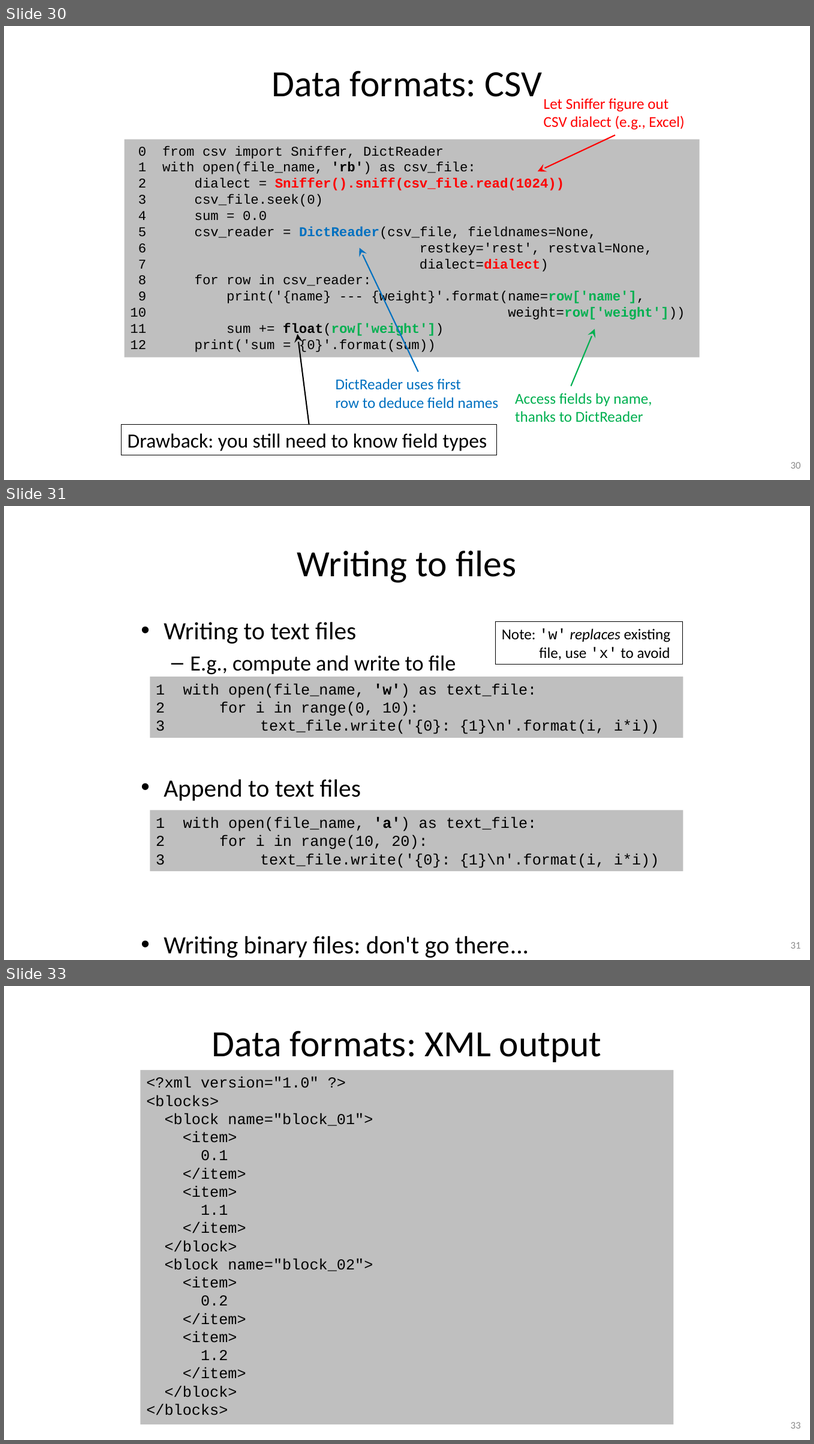
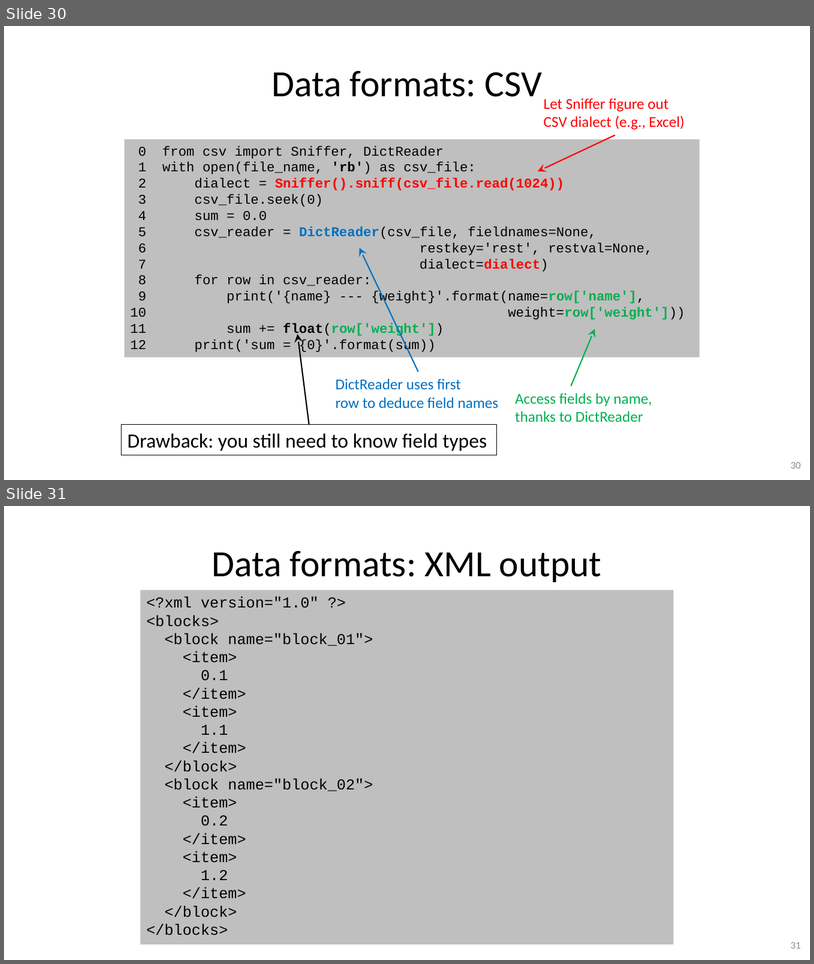
Before and after one commit to gjbex/Python-for-systems-programming, a slide deck: python_for_systems_programming.pptx. Shown one above the other, each under a label of ours: slides 30, 31 and 33 before the commit, slides 30 and 31 after it; the slides between them are not shown. The pictures are 814x1444 and 814x964 pixels, drawn with LibreOffice and Linux fonts; fonts in the diff are those of the drawing. Boxes give left, top, right and bottom in pixels: in the first picture for what was removed or moved away, otherwise in the second. Text is boxed around its words. In the diff, an @@ line names an element or a change of style, - is before the commit and + after.

Commit message:
Remove slides on writing files

```diff
--- a/python_for_systems_programming.pptx
+++ b/python_for_systems_programming.pptx
@@ slide 31 removed at [4,506,810,960], background #FFFFFF @@
@@ title removed at [297,550,516,583] @@
-Writing to files
@@ text removed at [164,622,552,957] @@
-• Writing to text files
-  – E.g., compute and write to file
-• Append to text files
-  – E.g., add some more squares to same file
-• Writing binary files: don't go there...
@@ rectangle removed at [496,622,683,664] @@
-Note: 'w' replaces existing
-file, use 'x' to avoid
@@ rectangle removed at [150,676,683,738] @@
-1 with open(file_name, 'w') as text_file:
-2 for i in range(0, 10):
-3 text_file.write('{0}: {1}\n'.format(i, i*i))
@@ rectangle removed at [150,810,683,871] @@
-1 with open(file_name, 'a') as text_file:
-2 for i in range(10, 20):
-3 text_file.write('{0}: {1}\n'.format(i, i*i))
@@ page number removed at [791,942,801,948] @@
-31
@@ what was slide 33 is now slide 31 @@
@@ page number at [791,942,801,948]: text changed @@
-33
+31
```
Also in this commit, not shown: 1 other slide removed.
